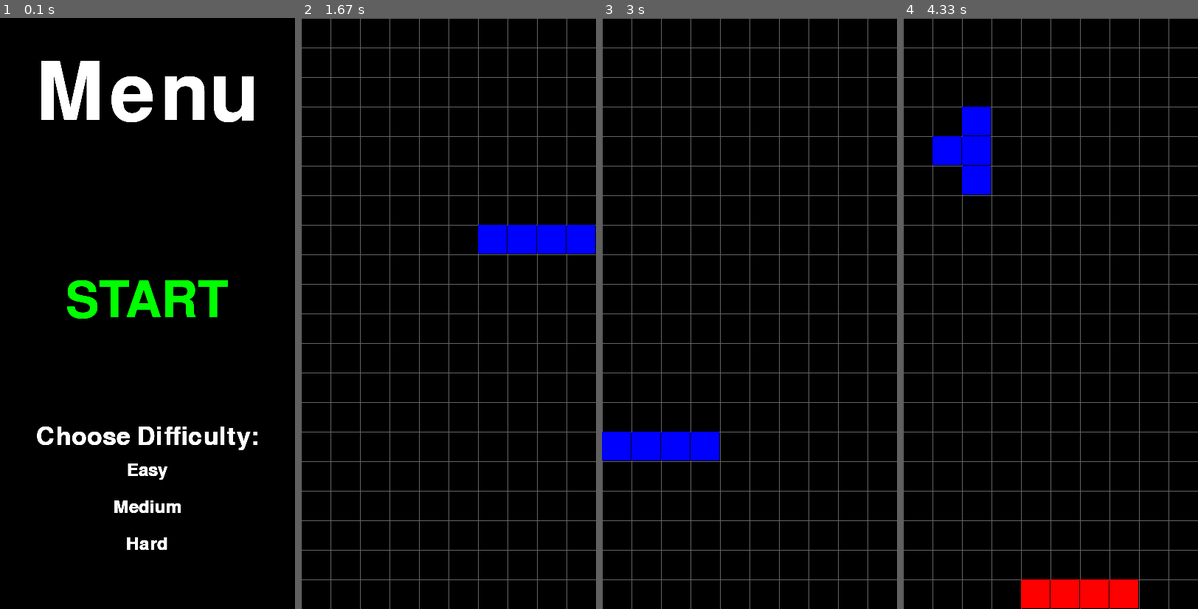
Above: before the commit, frames 1-4 (left to right).
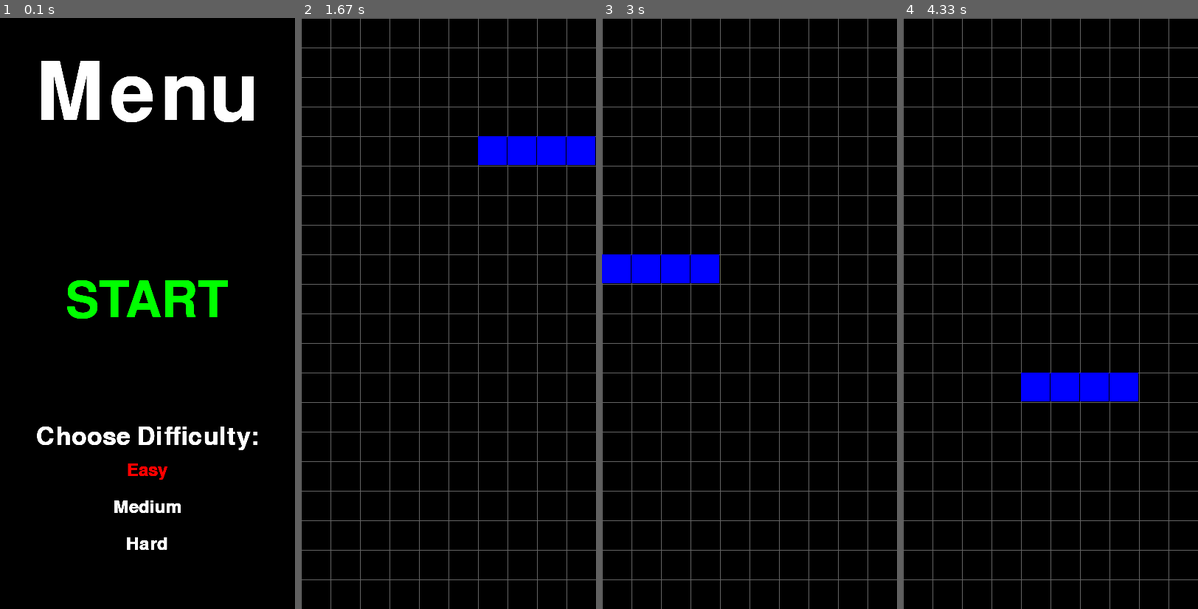
Above: after the commit, the same moments.

Repository: MrGio7/Tetris-pygame
Game: pygame game, started from main.py
Two runs of this game, one before a commit and one after it. Both use one fixed random seed, a clock stepped at 60 frames per second and the inputs below.
Inputs (mouse positions are in pixels of both pictures, inside the frame that each line leads up to):
- Up to frame 1 (0.1 s): no input
- Up to frame 2 (1.67 s): press the mouse at (436, 337) at 0.37 s; move the mouse to (489, 319) at 0.47 s; release the mouse at (542, 295) at 0.6 s; hold Right 0.67-1.13 s; move the mouse to (377, 289) at 0.7 s; hold Up 1.17-1.47 s; hold Right from 1.5 s (still down)
- Up to frame 3 (3 s): release Right at 1.97 s; hold Left 2-2.53 s; hold Left 2.57-2.97 s
- Up to frame 4 (4.33 s): hold Right 3.4-4.03 s; hold Left from 4.07 s (still down)

The runs differ from the first frame. In frame 1, 0.2% of the frame differs, in the area x 43-57%, y 75-79%; in frame 2, 3.8%; in frame 3, 3.8%; in frame 4, 5.7%, in the area x 10-80%, y 15-100%.

Commit message:
added difficulties

Diff:
--- a/blocks.py
+++ b/blocks.py
@@ -1,9 +1,9 @@
 import pygame
 import random
 from pygame.constants import K_LEFT, K_RIGHT, K_UP
-from window import Window
+from menu import Menu
 
-class Blocks(Window):
+class Blocks(Menu):
     def __init__(self):
         super().__init__()
         self.shape = [
@@ -94,7 +94,7 @@
             self.block_rotation()
             self.border = False
 
-        if self.update > 10:
+        if self.update > self.fps:
             self.posy += self.size
             self.update = 0
 
--- a/main.py
+++ b/main.py
@@ -5,7 +5,6 @@
 pygame.init()
 
 blocks = Blocks()
-menu = Menu()
 
 clock = pygame.time.Clock()
 loop = True
@@ -17,15 +16,18 @@
 
     pygame.display.set_caption("Tetris By MrGio7")
 
-    if menu.state == "Menu":
-        menu.text("Menu", 160, menu.WHITE, 50)
-        menu.text("START", 100, menu.GREEN, 350)
-        menu.click("Game")
-        menu.text("Choose Difficulty:", 50, menu.WHITE, 550)
-        menu.text("Easy", 35, menu.WHITE, 600)
-        menu.text("Medium", 35, menu.WHITE, 650)
-        menu.text("Hard", 35, menu.WHITE, 700)
-    elif menu.state == "Game":
+    if blocks.state == "Menu":
+        blocks.text("Menu", 160, blocks.WHITE, 50)
+        blocks.text("START", 100, blocks.GREEN, 350)
+        blocks.start("Game")
+        blocks.text("Choose Difficulty:", 50, blocks.WHITE, 550)
+        blocks.text("Easy", 35, blocks.WHITE, 600)
+        blocks.dif_choose("Easy")
+        blocks.text("Medium", 35, blocks.WHITE, 650)
+        blocks.dif_choose("Medium")
+        blocks.text("Hard", 35, blocks.WHITE, 700)
+        blocks.dif_choose("Hard")
+    elif blocks.state == "Game":
         blocks.draw_grid()
         blocks.draw_bg()
         blocks.block_drop()
--- a/menu.py
+++ b/menu.py
@@ -4,20 +4,44 @@
 class Menu(Window):
     def __init__(self):
         super().__init__()
+        self.txt = ""
+        self.color = self.WHITE
         self.pos = 0
         self.txt_size = 0
+        self.difficulty = "Easy"
+        self.fps = 20
 
     def text(self, text, size, color, posy):
+        self.txt = text
+        self.color = color
+        if self.txt == self.difficulty:
+            self.color = self.RED
         font = pygame.font.SysFont(None, size)
-        render = font.render(text, True, color, None)
-        self.txt_size = font.size(text)
+        render = font.render(self.txt, True, self.color, None)
+        self.txt_size = font.size(self.txt)
         self.pos = ((self.width - self.txt_size[0])/2, posy)
 
         self.screen.blit(render, self.pos)
 
-    def click(self, state):
+    def start(self, state):
         cl = pygame.mouse.get_pressed(num_buttons=3)
         pos = pygame.mouse.get_pos()
 
         if cl == (1, 0, 0) and pos[0] > self.pos[0] and pos[0] < (self.pos[0] + self.txt_size[0]) and pos[1] > self.pos[1] and pos[1] < (self.pos[1] + self.txt_size[1]):
-            self.state = state
+                self.state = state
+
+    def dif_choose(self, state):
+        cl = pygame.mouse.get_pressed(num_buttons=3)
+        pos = pygame.mouse.get_pos()
+
+        if cl == (1, 0, 0) and pos[0] > self.pos[0] and pos[0] < (self.pos[0] + self.txt_size[0]) and pos[1] > self.pos[1] and pos[1] < (self.pos[1] + self.txt_size[1]):
+                self.difficulty = state
+                if state == "Easy":
+                    print("Easy")
+                    self.fps = 20
+                elif state == "Medium":
+                    print("Medium")
+                    self.fps = 15
+                elif state == "Hard":
+                    print("Hard")
+                    self.fps = 10
--- a/window.py
+++ b/window.py
@@ -1,6 +1,6 @@
 import pygame
 
-class Window:
+class Window(object):
     def __init__(self):
         self.width = 400
         self.height = 800
